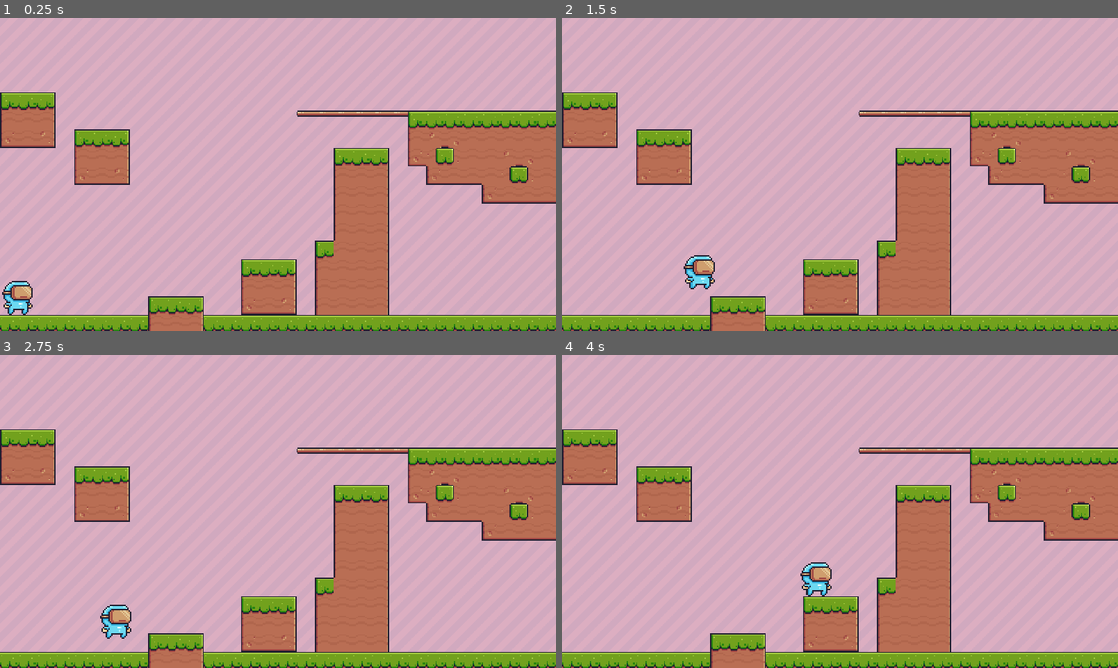
Above: before the commit, frames 1-4 (two rows, left to right).
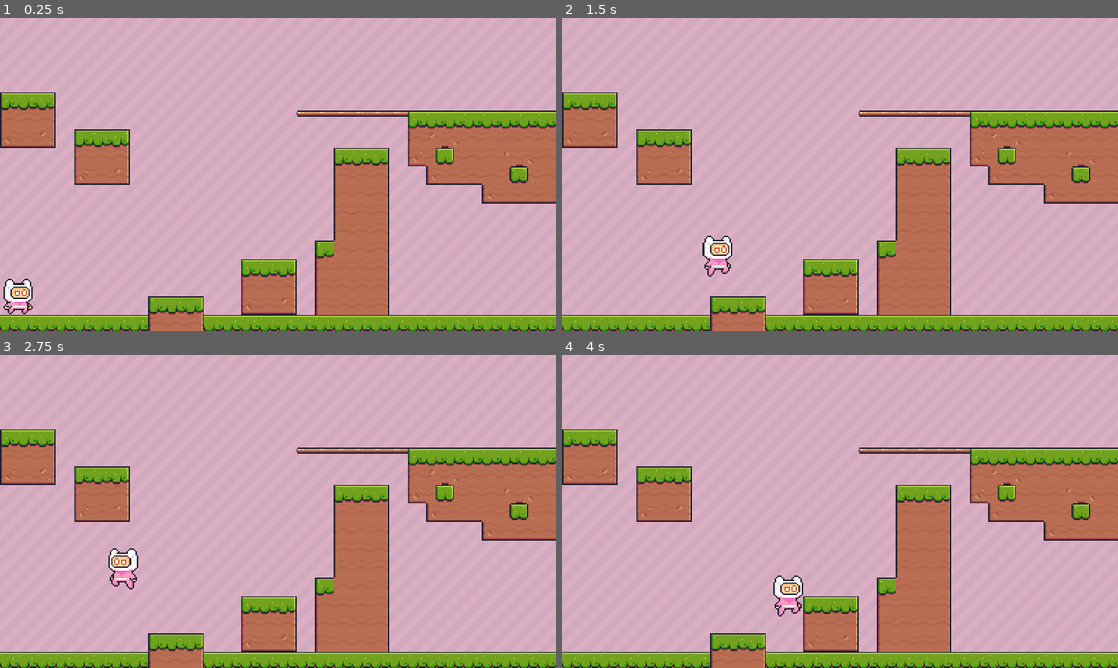
Above: after the commit, the same moments.

Repository: TheBlackDragon4/HS-GameJam2024-Platform-Conquest-Unitys-Fall
Game: Godot game, scene res://scene/main.tscn
The game is run twice, just before and just after one commit, with the same random seed, the same clock (stepped at 60 frames per second) and the same inputs.
Inputs:
- Up to frame 1 (0.25 s): no input
- Up to frame 2 (1.5 s): tap Enter (ui_accept) at 0.5 s; hold Enter (ui_accept) 0.53-1.28 s; hold Right (ui_right) from 0.53 s (still down); tap Space (jump, bound only after the commit) at 0.77, 0.8, 1.07, 1.35 s
- Up to frame 3 (2.75 s): tap Space (jump, bound only after the commit) at 1.52, 1.82, 2.3 s; tap Enter (ui_accept) at 1.55 s; release Right (ui_right) at 2.03 s; hold Left (ui_left) from 2.03 s (still down); hold Enter (ui_accept) from 2.03 s (still down)
- Up to frame 4 (4 s): release Left (ui_left) at 2.78 s; release Enter (ui_accept) at 2.78 s; hold Right (ui_right) from 2.78 s (still down); tap Enter (ui_accept) at 2.85 s; tap Space (jump, bound only after the commit) at 3.02, 3.32 s; hold Space (jump, bound only after the commit) from 3.53 s (still down)

The runs differ from the first frame. In frame 1, 0.4% of the frame differs, in the area x 0-6%, y 83-95%; in frame 2, 0.9%; in frame 3, 1.0%, in the area x 18-25%, y 61-91%; in frame 4, 1.0%.

Commit message:
Added animations

Diff:
--- a/player/main_character.gd
+++ b/player/main_character.gd
@@ -2,27 +2,39 @@
 
 
 const SPEED = 500.0
-const JUMP_VELOCITY = -800.0
+const JUMP_VELOCITY = -869.0
+@onready var main_character_sprite = $Sprite2D
 
 # Get the gravity from the project settings to be synced with RigidBody nodes.
 var gravity = ProjectSettings.get_setting("physics/2d/default_gravity")
 
 
 func _physics_process(delta):
+
+	# Animations
+	if (velocity.x > 1 || velocity.x < -1):
+		main_character_sprite.animation = "running"
+	else:
+		main_character_sprite.animation = "default"
+
 	# Add the gravity.
 	if not is_on_floor():
 		velocity.y += gravity * delta
+		main_character_sprite.animation = "jumping"
 
 	# Handle jump.
-	if Input.is_action_pressed("ui_accept") and is_on_floor():
+	if Input.is_action_pressed("jump") and is_on_floor():
 		velocity.y = JUMP_VELOCITY
 
 	# Get the input direction and handle the movement/deceleration.
 	# As good practice, you should replace UI actions with custom gameplay actions.
-	var direction = Input.get_axis("ui_left", "ui_right")
+	var direction = Input.get_axis("left", "right")
 	if direction:
 		velocity.x = direction * SPEED
 	else:
-		velocity.x = move_toward(velocity.x, 0, SPEED)
+		velocity.x = move_toward(velocity.x, 0, 40)
 
 	move_and_slide()
+
+	var isLeft = velocity.x < 0
+	main_character_sprite.flip_h = isLeft
--- a/player/main_character.tscn
+++ b/player/main_character.tscn
@@ -1,22 +1,203 @@
-[gd_scene load_steps=4 format=3 uid="uid://cfhp8gk08xd12"]
+[gd_scene load_steps=30 format=3 uid="uid://cfhp8gk08xd12"]
 
 [ext_resource type="Script" path="res://player/main_character.gd" id="1_b3sao"]
-[ext_resource type="Texture2D" uid="uid://4mdqqgtprpj" path="res://assets/Main Characters/Virtual Guy/Idle (32x32).png" id="1_og12c"]
+[ext_resource type="Texture2D" uid="uid://cwgfviktcgpd5" path="res://assets/Main Characters/Pink Man/Idle (32x32).png" id="2_07yvv"]
+[ext_resource type="Texture2D" uid="uid://vwni1lv2wvn" path="res://assets/Main Characters/Pink Man/Jump (32x32).png" id="3_32tby"]
+[ext_resource type="Texture2D" uid="uid://gljkspypmc8v" path="res://assets/Main Characters/Pink Man/Run (32x32).png" id="4_cfgt1"]
+
+[sub_resource type="AtlasTexture" id="AtlasTexture_qq0x8"]
+atlas = ExtResource("2_07yvv")
+region = Rect2(0, 0, 32, 32)
+
+[sub_resource type="AtlasTexture" id="AtlasTexture_h1cu3"]
+atlas = ExtResource("2_07yvv")
+region = Rect2(32, 0, 32, 32)
+
+[sub_resource type="AtlasTexture" id="AtlasTexture_h5crv"]
+atlas = ExtResource("2_07yvv")
+region = Rect2(64, 0, 32, 32)
+
+[sub_resource type="AtlasTexture" id="AtlasTexture_ihie6"]
+atlas = ExtResource("2_07yvv")
+region = Rect2(96, 0, 32, 32)
+
+[sub_resource type="AtlasTexture" id="AtlasTexture_mntqt"]
+atlas = ExtResource("2_07yvv")
+region = Rect2(128, 0, 32, 32)
+
+[sub_resource type="AtlasTexture" id="AtlasTexture_maa1k"]
+atlas = ExtResource("2_07yvv")
+region = Rect2(160, 0, 32, 32)
+
+[sub_resource type="AtlasTexture" id="AtlasTexture_ins1p"]
+atlas = ExtResource("2_07yvv")
+region = Rect2(192, 0, 32, 32)
+
+[sub_resource type="AtlasTexture" id="AtlasTexture_0mmss"]
+atlas = ExtResource("2_07yvv")
+region = Rect2(224, 0, 32, 32)
+
+[sub_resource type="AtlasTexture" id="AtlasTexture_nphvw"]
+atlas = ExtResource("2_07yvv")
+region = Rect2(256, 0, 32, 32)
+
+[sub_resource type="AtlasTexture" id="AtlasTexture_tkmf7"]
+atlas = ExtResource("2_07yvv")
+region = Rect2(288, 0, 32, 32)
+
+[sub_resource type="AtlasTexture" id="AtlasTexture_b3pn5"]
+atlas = ExtResource("3_32tby")
+region = Rect2(0, 0, 32, 32)
+
+[sub_resource type="AtlasTexture" id="AtlasTexture_ofyg4"]
+atlas = ExtResource("4_cfgt1")
+region = Rect2(0, 0, 32, 32)
+
+[sub_resource type="AtlasTexture" id="AtlasTexture_nfcwm"]
+atlas = ExtResource("4_cfgt1")
+region = Rect2(32, 0, 32, 32)
+
+[sub_resource type="AtlasTexture" id="AtlasTexture_unm75"]
+atlas = ExtResource("4_cfgt1")
+region = Rect2(64, 0, 32, 32)
+
+[sub_resource type="AtlasTexture" id="AtlasTexture_8jrm4"]
+atlas = ExtResource("4_cfgt1")
+region = Rect2(96, 0, 32, 32)
+
+[sub_resource type="AtlasTexture" id="AtlasTexture_j8nfm"]
+atlas = ExtResource("4_cfgt1")
+region = Rect2(128, 0, 32, 32)
+
+[sub_resource type="AtlasTexture" id="AtlasTexture_qwwnc"]
+atlas = ExtResource("4_cfgt1")
+region = Rect2(160, 0, 32, 32)
+
+[sub_resource type="AtlasTexture" id="AtlasTexture_bfu3y"]
+atlas = ExtResource("4_cfgt1")
+region = Rect2(192, 0, 32, 32)
+
+[sub_resource type="AtlasTexture" id="AtlasTexture_0gp4l"]
+atlas = ExtResource("4_cfgt1")
+region = Rect2(224, 0, 32, 32)
+
+[sub_resource type="AtlasTexture" id="AtlasTexture_b751g"]
+atlas = ExtResource("4_cfgt1")
+region = Rect2(256, 0, 32, 32)
+
+[sub_resource type="AtlasTexture" id="AtlasTexture_2pake"]
+atlas = ExtResource("4_cfgt1")
+region = Rect2(288, 0, 32, 32)
+
+[sub_resource type="AtlasTexture" id="AtlasTexture_m3lk4"]
+atlas = ExtResource("4_cfgt1")
+region = Rect2(320, 0, 32, 32)
+
+[sub_resource type="AtlasTexture" id="AtlasTexture_rw0b6"]
+atlas = ExtResource("4_cfgt1")
+region = Rect2(352, 0, 32, 32)
+
+[sub_resource type="SpriteFrames" id="SpriteFrames_7yfj3"]
+animations = [{
+"frames": [{
+"duration": 1.0,
+"texture": SubResource("AtlasTexture_qq0x8")
+}, {
+"duration": 1.0,
+"texture": SubResource("AtlasTexture_h1cu3")
+}, {
+"duration": 1.0,
+"texture": SubResource("AtlasTexture_h5crv")
+}, {
+"duration": 1.0,
+"texture": SubResource("AtlasTexture_ihie6")
+}, {
+"duration": 1.0,
+"texture": SubResource("AtlasTexture_mntqt")
+}, {
+"duration": 1.0,
+"texture": SubResource("AtlasTexture_maa1k")
+}, {
+"duration": 1.0,
+"texture": SubResource("AtlasTexture_ins1p")
+}, {
+"duration": 1.0,
+"texture": SubResource("AtlasTexture_0mmss")
+}, {
+"duration": 1.0,
+"texture": SubResource("AtlasTexture_nphvw")
+}, {
+"duration": 1.0,
+"texture": SubResource("AtlasTexture_tkmf7")
+}],
+"loop": true,
+"name": &"default",
+"speed": 13.0
+}, {
+"frames": [{
+"duration": 1.0,
+"texture": SubResource("AtlasTexture_b3pn5")
+}],
+"loop": true,
+"name": &"jumping",
+"speed": 5.0
+}, {
+"frames": [{
+"duration": 1.0,
+"texture": SubResource("AtlasTexture_ofyg4")
+}, {
+"duration": 1.0,
+"texture": SubResource("AtlasTexture_nfcwm")
+}, {
+"duration": 1.0,
+"texture": SubResource("AtlasTexture_unm75")
+}, {
+"duration": 1.0,
+"texture": SubResource("AtlasTexture_8jrm4")
+}, {
+"duration": 1.0,
+"texture": SubResource("AtlasTexture_j8nfm")
+}, {
+"duration": 1.0,
+"texture": SubResource("AtlasTexture_qwwnc")
+}, {
+"duration": 1.0,
+"texture": SubResource("AtlasTexture_bfu3y")
+}, {
+"duration": 1.0,
+"texture": SubResource("AtlasTexture_0gp4l")
+}, {
+"duration": 1.0,
+"texture": SubResource("AtlasTexture_b751g")
+}, {
+"duration": 1.0,
+"texture": SubResource("AtlasTexture_2pake")
+}, {
+"duration": 1.0,
+"texture": SubResource("AtlasTexture_m3lk4")
+}, {
+"duration": 1.0,
+"texture": SubResource("AtlasTexture_rw0b6")
+}],
+"loop": true,
+"name": &"running",
+"speed": 14.0
+}]
 
 [sub_resource type="RectangleShape2D" id="RectangleShape2D_uhlol"]
-size = Vector2(108, 118)
+size = Vector2(103, 133)
 
 [node name="CharacterBody2D" type="CharacterBody2D"]
 script = ExtResource("1_b3sao")
 
-[node name="Sprite2D" type="Sprite2D" parent="."]
+[node name="Sprite2D" type="AnimatedSprite2D" parent="."]
 texture_filter = 1
 position = Vector2(412, 964)
 scale = Vector2(4.90909, 4.90909)
-texture = ExtResource("1_og12c")
-region_enabled = true
-region_rect = Rect2(5, 8, 22, 24)
+sprite_frames = SubResource("SpriteFrames_7yfj3")
+autoplay = "default"
+frame_progress = 0.444511
 
 [node name="CollisionShape2D" type="CollisionShape2D" parent="."]
-position = Vector2(412, 964)
+position = Vector2(414.5, 976.5)
 shape = SubResource("RectangleShape2D_uhlol")
--- a/project.godot
+++ b/project.godot
@@ -26,6 +26,27 @@
 window/size/mode=3
 window/stretch/mode="canvas_items"
 
+[input]
+
+left={
+"deadzone": 0.5,
+"events": [Object(InputEventKey,"resource_local_to_scene":false,"resource_name":"","device":-1,"window_id":0,"alt_pressed":false,"shift_pressed":false,"ctrl_pressed":false,"meta_pressed":false,"pressed":false,"keycode":0,"physical_keycode":65,"key_label":0,"unicode":97,"echo":false,"script":null)
+, Object(InputEventKey,"resource_local_to_scene":false,"resource_name":"","device":-1,"window_id":0,"alt_pressed":false,"shift_pressed":false,"ctrl_pressed":false,"meta_pressed":false,"pressed":false,"keycode":0,"physical_keycode":4194319,"key_label":0,"unicode":0,"echo":false,"script":null)
+]
+}
+right={
+"deadzone": 0.5,
+"events": [Object(InputEventKey,"resource_local_to_scene":false,"resource_name":"","device":-1,"window_id":0,"alt_pressed":false,"shift_pressed":false,"ctrl_pressed":false,"meta_pressed":false,"pressed":false,"keycode":0,"physical_keycode":68,"key_label":0,"unicode":100,"echo":false,"script":null)
+, Object(InputEventKey,"resource_local_to_scene":false,"resource_name":"","device":-1,"window_id":0,"alt_pressed":false,"shift_pressed":false,"ctrl_pressed":false,"meta_pressed":false,"pressed":false,"keycode":0,"physical_keycode":4194321,"key_label":0,"unicode":0,"echo":false,"script":null)
+]
+}
+jump={
+"deadzone": 0.5,
+"events": [Object(InputEventKey,"resource_local_to_scene":false,"resource_name":"","device":-1,"window_id":0,"alt_pressed":false,"shift_pressed":false,"ctrl_pressed":false,"meta_pressed":false,"pressed":false,"keycode":0,"physical_keycode":32,"key_label":0,"unicode":32,"echo":false,"script":null)
+, Object(InputEventKey,"resource_local_to_scene":false,"resource_name":"","device":-1,"window_id":0,"alt_pressed":false,"shift_pressed":false,"ctrl_pressed":false,"meta_pressed":false,"pressed":false,"keycode":0,"physical_keycode":4194320,"key_label":0,"unicode":0,"echo":false,"script":null)
+]
+}
+
 [physics]
 
-2d/default_gravity=2420.0
+2d/default_gravity=2500.0
